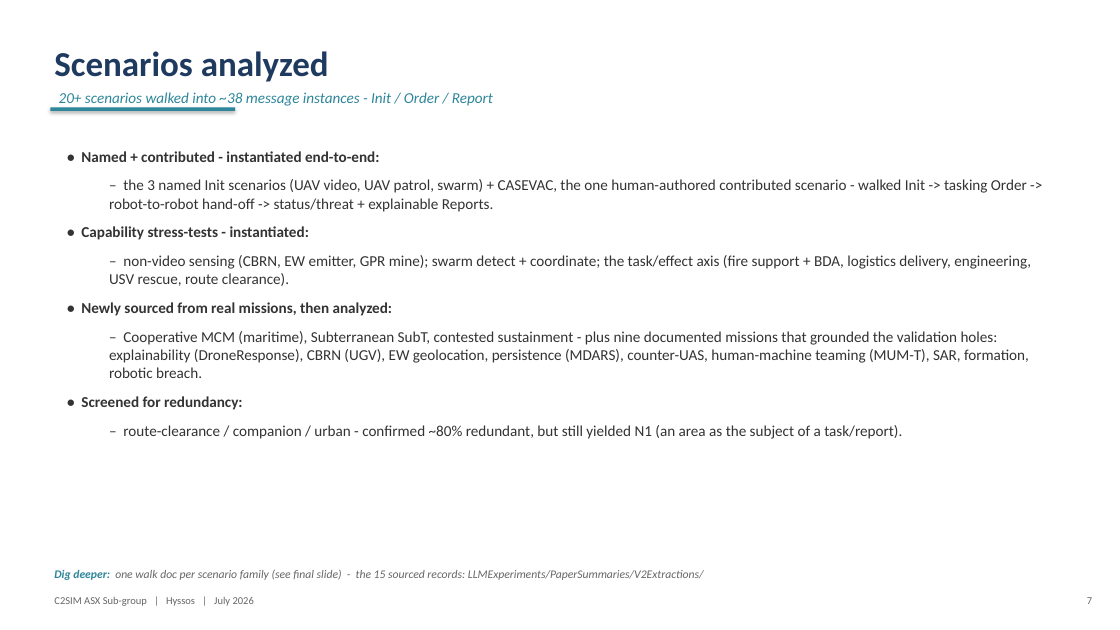
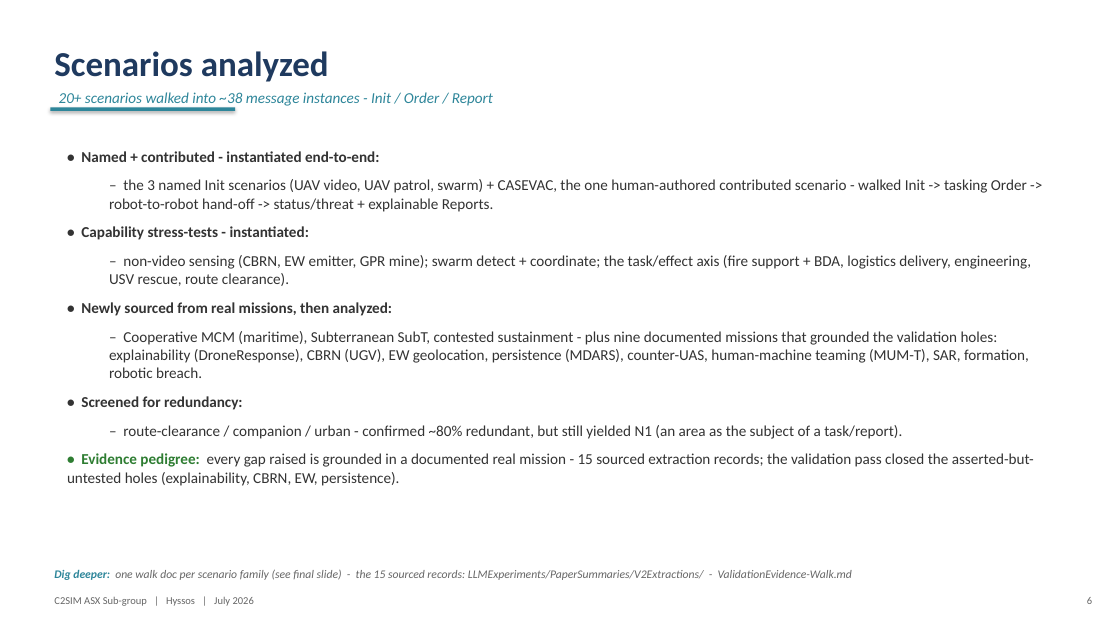
Before and after one commit to hyssostech/C2SIMArtifacts, a slide deck: slide 6 of Subgroups/ASX/InstantiationReview/ASX-Instantiation-Findings.pptx (slide 7 before the commit). Drawn at 1120x630 pixels with LibreOffice and Linux fonts; fonts in the diff are those of the drawing. Boxes give left, top, right and bottom in pixels: in the first picture for what was removed or moved away, otherwise in the second. Text is boxed around its words. In the diff, an @@ line names an element or a change of style, - is before the commit and + after.

```diff
--- a/Subgroups/ASX/InstantiationReview/ASX-Instantiation-Findings.pptx
+++ b/Subgroups/ASX/InstantiationReview/ASX-Instantiation-Findings.pptx
@@ text at bbox=[67, 453, 1034, 486]: paragraph added @@
+• Evidence pedigree: every gap raised is grounded in a documented real mission - 15 sourced extraction records; the validation pass closed the asserted-but-untested holes (explainability, CBRN, EW, persistence).
@@ text at bbox=[54, 569, 852, 580]: text changed @@
-Dig deeper: one walk doc per scenario family (see final slide) - the 15 sourced records: LLMExperiments/PaperSummaries/V2Extractions/
+Dig deeper: one walk doc per scenario family (see final slide) - the 15 sourced records: LLMExperiments/PaperSummaries/V2Extractions/ - ValidationEvidence-Walk.md
@@ text at bbox=[1087, 597, 1092, 604]: text changed @@
-7
+6
```
Also in this commit, not shown: 17 other slides changed, 3 slides added, 8 slides removed, 2 other files.
